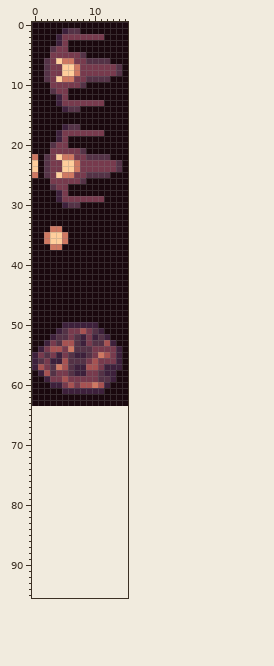
Two versions of one sprite sheet, gfx/sprite_sheet.png. The picture above was drawn from the file before the commit.
The file is 16x64 pixels. The old version is drawn lined up with the new one, on the new canvas.
Now the later version:
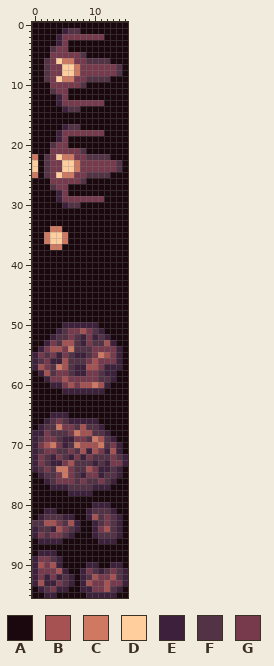
Palette (. is transparent): A #1a080e  B #a75252  C #cf7862  D #ffce9c  E #3d203b  F #543246  G #773a4d
Log entry: Add a second asteroid and tiny ones
The edit:
canvas 16x64 -> 16x96
Changed rows in their new state; - is an unchanged pixel.
first column x 0:
64 AAAAAAAAAAAAAAAA
65 AAAEEEAAAAAAAAAA
66 AAEFGFEEEEEAAAAA
67 AEFFCGGFBFFEAAAA
68 EEGFFFGCBBFFEAAA
69 EFGGFEEGGFCBFEAA
70 EGBCGEFCBBBCFGEA
71 EFGGFFGFBEBGEBEA
72 EGFEGFEGEGFFFGFE
73 EGFEEGBFFFEFEGGE
74 EFGFCCGFFBGEEFEA
75 AEFFGCGFEGGEFFEA
76 AAEFGGGFGFFGFEAA
77 AAAEEEFFFFEEEAAA
78 AAAAAAEEEEAAAAAA
79 AAAAAAAAAAAAAAAA
80 AAAAAAAAAAEEEAAA
81 AAEEAAAAAEFFFEAA
82 AEFFFEEAAEBFGFEA
83 FFBBGFBEAAEFGFEA
84 EFFEBGFEAAEGBFEA
85 EGFGGFEAAAEFFFEA
86 AEEEEAAAAAAEEEAA
87 AAAAAAAAAAAAAAAA
88 AEEEAAAAAAAAAAAA
89 EGGFEAAAAAAAAAAA
90 EBGBEAAAAEEAAEEA
91 EGGGBEAAEGFEFGFE
92 EGEGEFEAEFBGGBFE
93 EBEEGFEAEBGGBGGE
94 AEFGEEAAEEGGBFEA
95 AAEEAAAAAEEEEEAA
Changed places in both pictures, as pixel boxes (x1, y1, x2, y2):
added: (32, 406, 128, 598)
